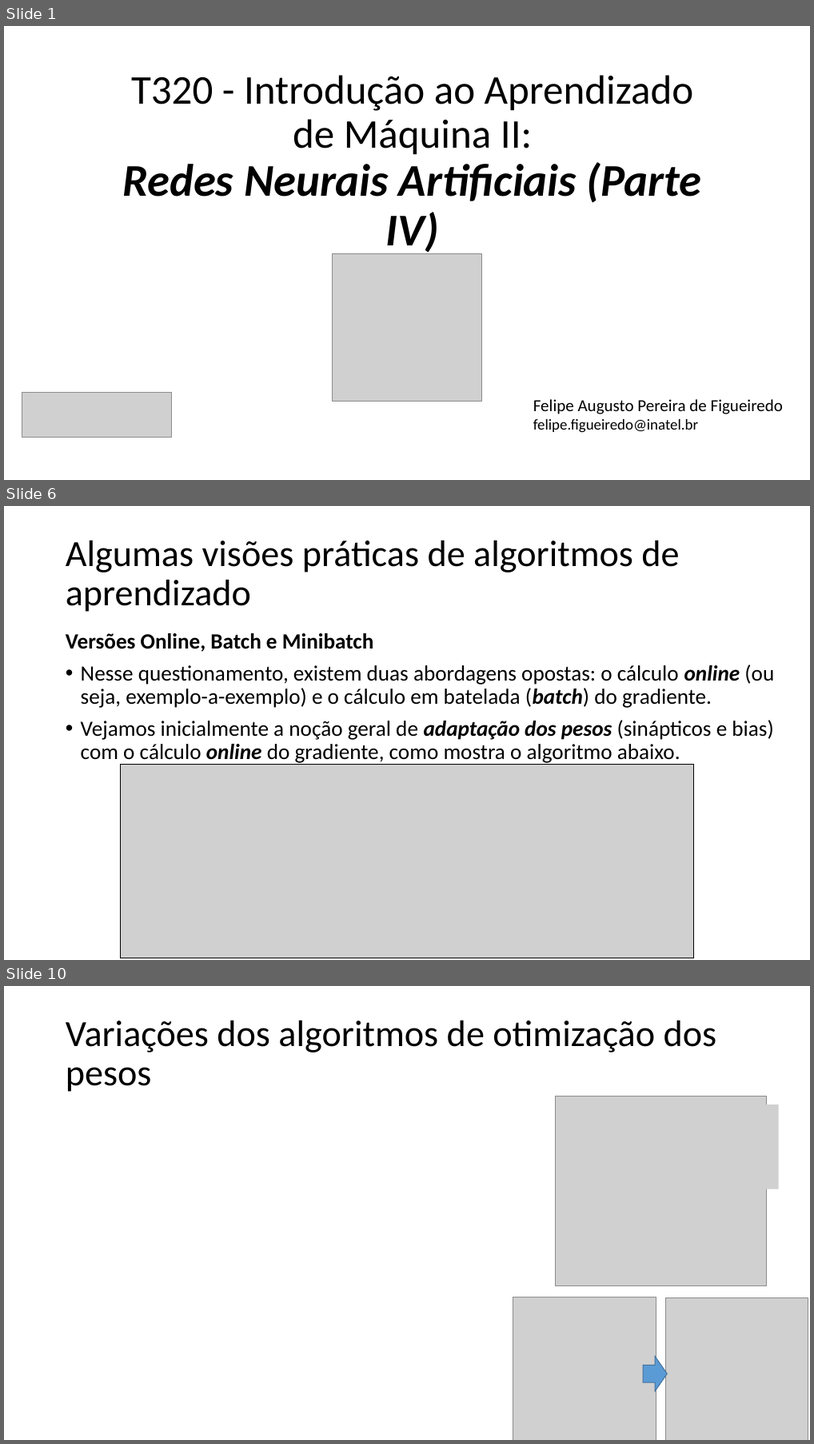
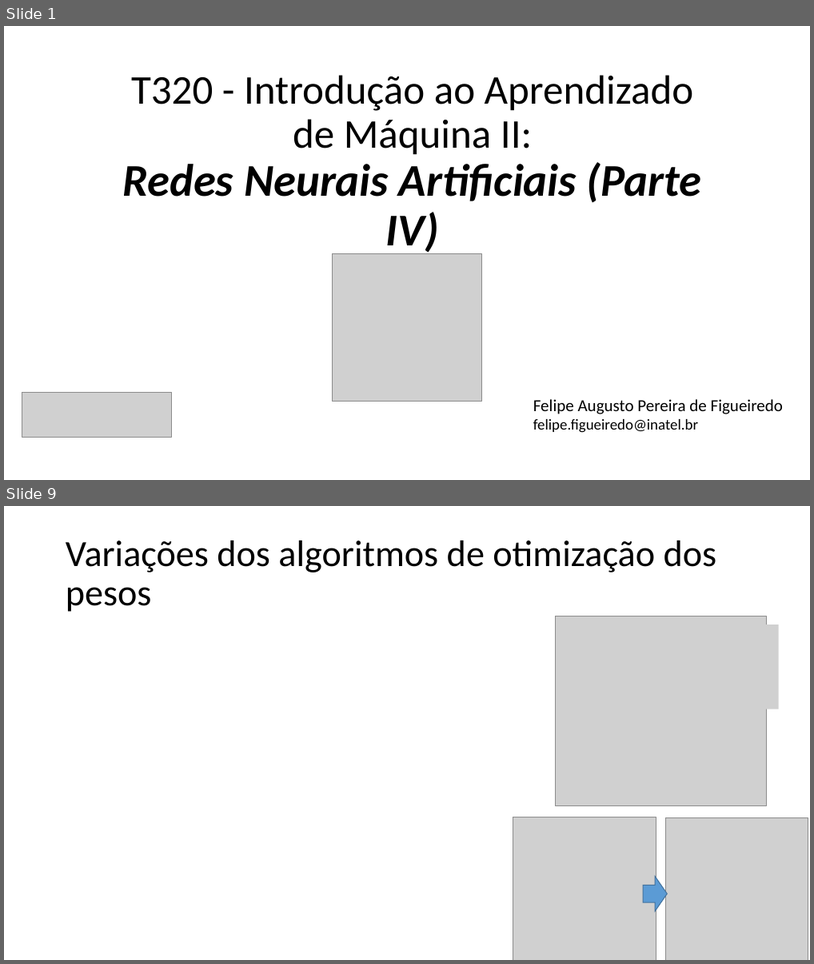
Before and after one commit to zz4fap/t320_aprendizado_de_maquina, a slide deck: slides/T320_Redes_Neurais_Artificiais (Parte IV).pptx. Shown one above the other, each under a label of ours: slides 1, 6 and 10 before the commit, slides 1 and 9 after it; the slides between them are not shown. The pictures are 814x1444 and 814x964 pixels, drawn with LibreOffice and Linux fonts; fonts in the diff are those of the drawing; grey boxes stand for pictures. Boxes give left, top, right and bottom in pixels: in the first picture for what was removed or moved away, otherwise in the second. Text is boxed around its words. In the diff, an @@ line names an element or a change of style, - is before the commit and + after.

```diff
--- a/slides/T320_Redes_Neurais_Artificiais (Parte IV).pptx
+++ b/slides/T320_Redes_Neurais_Artificiais (Parte IV).pptx
@@ slide 6 removed at (4, 506, 810, 960), background #FFFFFF @@
@@ title removed at (66, 540, 679, 612) @@
-Algumas visões práticas de algoritmos de aprendizado
@@ text removed at (66, 633, 774, 764) @@
-Versões Online, Batch e Minibatch
-• Nesse questionamento, existem duas abordagens opostas: o cálculo online (ou seja, exemplo-a-exemplo) e o cálculo em batelada (batch) do gradiente.
-• Vejamos inicialmente a noção geral de adaptação dos pesos (sinápticos e bias) com o cálculo online do gradiente, como mostra o algoritmo abaixo.
@@ picture removed at (121, 764, 694, 958) @@
@@ what was slide 10 is now slide 9 @@
```
Also in this commit, not shown: 2 slides changed, 5 slides added, 5 other slides removed, 1 other file.
